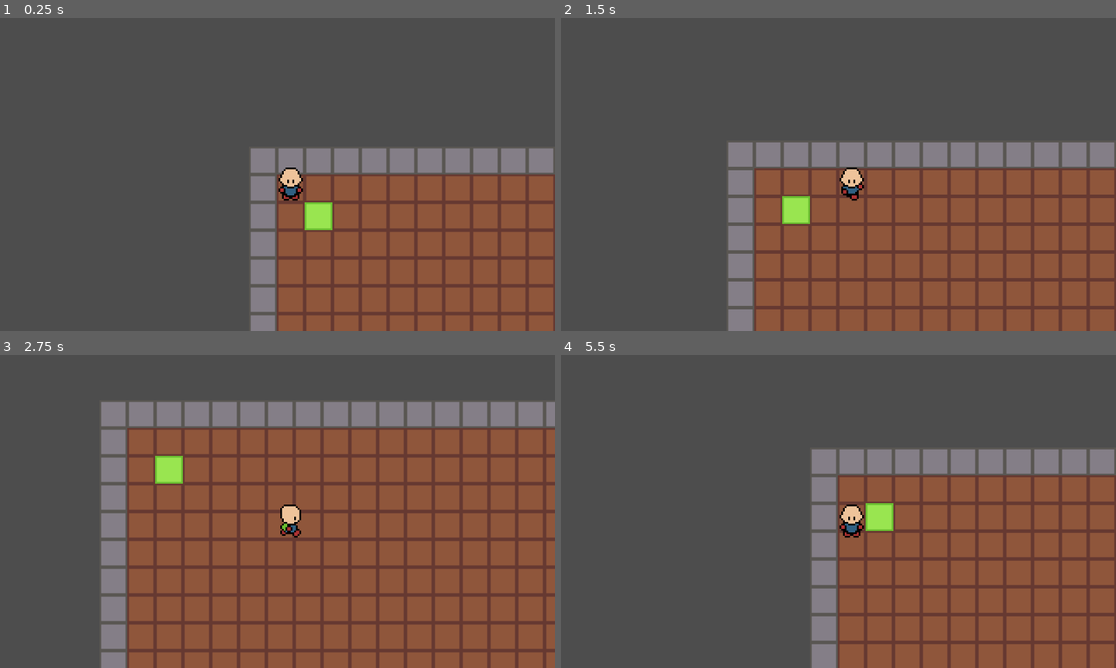
Above: before the commit, frames 1-4 (two rows, left to right).
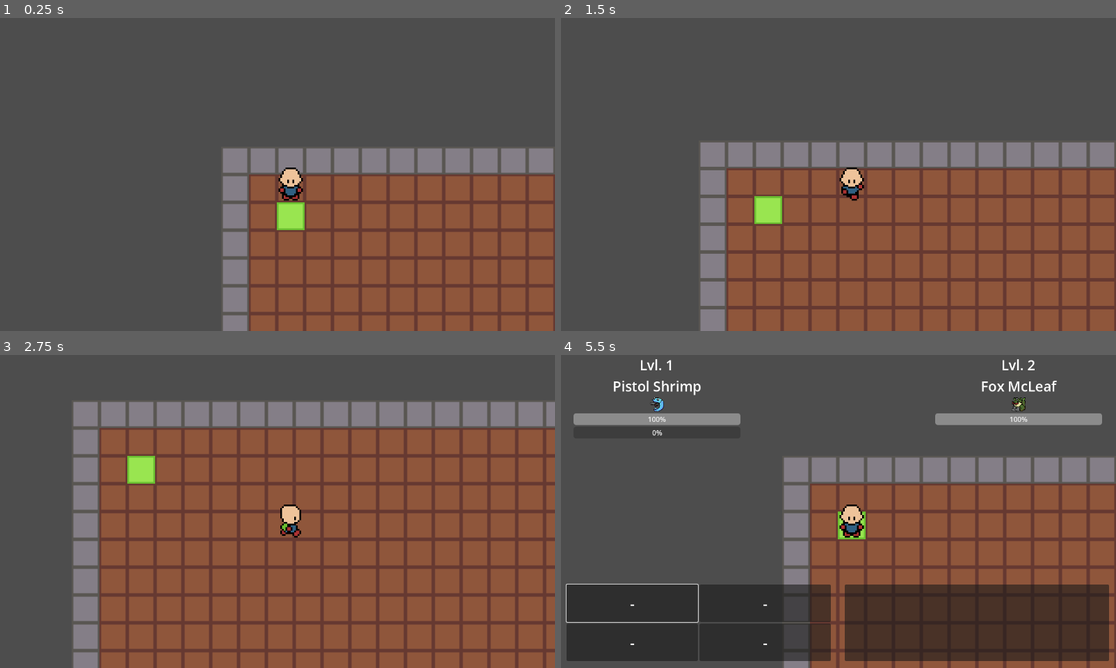
Above: after the commit, the same moments.

Repository: jevonsp/monster-tamer
Game: Godot game, scene res://main/main.tscn
Two runs of this game, one before a commit and one after it. Both use one fixed random seed, a clock stepped at 60 frames per second and the inputs below. The engine's default icon, where the game draws it, is replaced by a stand-in: a white triangle on a blue panel in a dark square.
Inputs:
- Up to frame 1 (0.25 s): no input
- Up to frame 2 (1.5 s): tap Enter at 0.5 s; hold D (right) 0.53-1.28 s; hold Space (yes) 0.53-1.28 s; hold S (down) from 1.28 s (still down); tap Space (yes) at 1.35 s
- Up to frame 3 (2.75 s): release S (down) at 2.03 s; hold D (right) from 2.03 s (still down); hold Space (yes) from 2.03 s (still down)
- Up to frame 4 (5.5 s): release D (right) at 2.78 s; release Space (yes) at 2.78 s; hold W (up) 2.78-3.53 s; tap Space (yes) at 2.85, 4.35 s; hold Space (yes) 3.53-4.28 s; hold A (left) 3.53-5.03 s; hold S (down) from 5.03 s (still down); hold Space (yes) from 5.03 s (still down)

The runs differ from the first frame. In frame 1, 5.8% of the frame differs, in the area x 40-60%, y 41-100%; in frame 2, 5.9%; in frame 3, 8.2%; in frame 4, 35%, in the area x 0-100%, y 1-100%.

Commit message:
Battle display done
Next->Onto battle logic

Diff:
--- a/battle/battle.gd
+++ b/battle/battle.gd
@@ -2,33 +2,62 @@
 
 var player_actor: Monster
 var enemy_actor: Monster
+var player_party: Array[Monster] = []
 var enemy_party: Array[Monster] = []
 
+@onready var button_0: Button = $Content/Buttons/Button0
+@onready var move_label_0: Label = $Content/Buttons/Button0/Label
+@onready var move_label_1: Label = $Content/Buttons/Button1/Label
+@onready var move_label_2: Label = $Content/Buttons/Button2/Label
+@onready var move_label_3: Label = $Content/Buttons/Button3/Label
+@onready var player_level_label: Label = $Content/Player/LevelLabel
+@onready var player_name_label: Label = $Content/Player/NameLabel
+@onready var player_texture_rect: TextureRect = $Content/Player/TextureRect
+@onready var player_hp_bar: ProgressBar = $Content/Player/HPBar
+@onready var player_exp_bar: ProgressBar = $Content/Player/EXPBar
+@onready var enemy_level_label: Label = $Content/Enemy/LevelLabel
+@onready var enemy_name_label: Label = $Content/Enemy/NameLabel
+@onready var enemy_texture_rect: TextureRect = $Content/Enemy/TextureRect
+@onready var enemy_hp_bar: ProgressBar = $Content/Enemy/HPBar
+
+
 func _ready() -> void:
+	Global.send_player_party.connect(set_player_party)
 	Global.wild_battle_requested.connect(create_wild_battle)
 
 
 func create_wild_battle(md: MonsterData, level: int) -> void:
 	clear_actors()
-	var monster = md.set_up(level)
-	set_enemy_actor(monster)
+	var enemy_monster = md.set_up(level)
+	set_enemy_actor(enemy_monster)
+	var player_monster = player_party[0]
+	set_player_actor(player_monster)
 	toggle_player()
+	display_current_monsters()
 	toggle_visible()
+	button_0.grab_focus()
 
 
 func set_player_actor(monster: Monster) -> void:
 	player_actor = monster
 
 
-
 func set_enemy_actor(monster: Monster) -> void:
 	enemy_actor = monster
+
+
+func set_player_party(party: Array[Monster]) -> void:
+	player_party = party
 
 
 func clear_actors() -> void:
 	for actor in [player_actor, enemy_actor]:
 		actor = null
 
+
+func clear_parties() -> void:
+	for party in [player_party, enemy_party]:
+		party = null
 
 
 func toggle_player() -> void:
@@ -37,3 +66,48 @@
 
 func toggle_visible() -> void:
 	visible = !visible
+
+
+func display_current_monsters() -> void:
+	update_levels()
+	update_names()
+	update_textures()
+	update_hitpoints()
+	update_exp()
+	update_moves()
+
+
+func update_levels() -> void:
+	player_level_label.text = "Lvl. %s" % [player_actor.level]
+	enemy_level_label.text = "Lvl. %s" % [enemy_actor.level]
+
+
+func update_names() -> void:
+	player_name_label.text = player_actor.name
+	enemy_name_label.text = enemy_actor.name
+
+
+func update_textures() -> void:
+	player_texture_rect.texture = player_actor.monster_data.texture
+	enemy_texture_rect.texture = enemy_actor.monster_data.texture
+
+
+func update_hitpoints() -> void:
+	player_hp_bar.max_value = player_actor.max_hitpoints
+	player_hp_bar.value = player_actor.current_hitpoints
+	enemy_hp_bar.max_value = enemy_actor.max_hitpoints
+	enemy_hp_bar.value = enemy_actor.current_hitpoints
+
+
+func update_exp() -> void:
+	var max_exp = Monster.EXPERIENCE_PER_LEVEL * player_actor.level
+	var min_exp = Monster.EXPERIENCE_PER_LEVEL * (player_actor.level - 1)
+	player_exp_bar.max_value = max_exp
+	player_exp_bar.min_value = min_exp
+	player_exp_bar.value = player_actor.experience
+
+
+func update_moves() -> void:
+	var move_labels: Array[Label] = [move_label_0, move_label_1, move_label_2, move_label_3]
+	for i in range(player_actor.moves.size()):
+		move_labels[i].text = player_actor.moves[i].name
--- a/battle/battle.tscn
+++ b/battle/battle.tscn
@@ -31,28 +31,95 @@
 size_flags_horizontal = 3
 size_flags_vertical = 3
 
+[node name="Label" type="Label" parent="Content/Buttons/Button0" unique_id=1154774212]
+layout_mode = 1
+anchors_preset = 14
+anchor_top = 0.5
+anchor_right = 1.0
+anchor_bottom = 0.5
+offset_top = -11.5
+offset_bottom = 11.5
+grow_horizontal = 2
+grow_vertical = 2
+theme_override_font_sizes/font_size = 32
+text = "-"
+horizontal_alignment = 1
+vertical_alignment = 1
+
 [node name="Button1" type="Button" parent="Content/Buttons" unique_id=1535762806]
 layout_mode = 2
 size_flags_horizontal = 3
 size_flags_vertical = 3
+
+[node name="Label" type="Label" parent="Content/Buttons/Button1" unique_id=1072629768]
+layout_mode = 1
+anchors_preset = 14
+anchor_top = 0.5
+anchor_right = 1.0
+anchor_bottom = 0.5
+offset_top = -11.5
+offset_bottom = 11.5
+grow_horizontal = 2
+grow_vertical = 2
+theme_override_font_sizes/font_size = 32
+text = "-"
+horizontal_alignment = 1
+vertical_alignment = 1
 
 [node name="Button2" type="Button" parent="Content/Buttons" unique_id=428295278]
 layout_mode = 2
 size_flags_horizontal = 3
 size_flags_vertical = 3
 
+[node name="Label" type="Label" parent="Content/Buttons/Button2" unique_id=845959561]
+layout_mode = 1
+anchors_preset = 14
+anchor_top = 0.5
+anchor_right = 1.0
+anchor_bottom = 0.5
+offset_top = -11.5
+offset_bottom = 11.5
+grow_horizontal = 2
+grow_vertical = 2
+theme_override_font_sizes/font_size = 32
+text = "-"
+horizontal_alignment = 1
+vertical_alignment = 1
+
 [node name="Button3" type="Button" parent="Content/Buttons" unique_id=85904420]
 layout_mode = 2
 size_flags_horizontal = 3
 size_flags_vertical = 3
 
+[node name="Label" type="Label" parent="Content/Buttons/Button3" unique_id=1473716675]
+layout_mode = 1
+anchors_preset = 14
+anchor_top = 0.5
+anchor_right = 1.0
+anchor_bottom = 0.5
+offset_top = -11.5
+offset_bottom = 11.5
+grow_horizontal = 2
+grow_vertical = 2
+theme_override_font_sizes/font_size = 32
+text = "-"
+horizontal_alignment = 1
+vertical_alignment = 1
+
 [node name="Player" type="VBoxContainer" parent="Content" unique_id=720071698]
 layout_mode = 0
 offset_left = 32.0
 offset_right = 416.0
-offset_bottom = 480.0
+offset_bottom = 544.0
 
-[node name="Label" type="Label" parent="Content/Player" unique_id=425096907]
+[node name="LevelLabel" type="Label" parent="Content/Player" unique_id=1568394748]
+layout_mode = 2
+theme_override_font_sizes/font_size = 32
+text = "Lvl.99"
+horizontal_alignment = 1
+vertical_alignment = 1
+
+[node name="NameLabel" type="Label" parent="Content/Player" unique_id=425096907]
 layout_mode = 2
 theme_override_font_sizes/font_size = 32
 text = "Name"
@@ -62,7 +129,7 @@
 [node name="TextureRect" type="TextureRect" parent="Content/Player" unique_id=1951812552]
 layout_mode = 2
 texture = ExtResource("1_mqutd")
-expand_mode = 5
+stretch_mode = 3
 
 [node name="HPBar" type="ProgressBar" parent="Content/Player" unique_id=404966868]
 layout_mode = 2
@@ -74,9 +141,16 @@
 layout_mode = 0
 offset_left = 864.0
 offset_right = 1248.0
-offset_bottom = 480.0
+offset_bottom = 535.0
 
-[node name="Label" type="Label" parent="Content/Enemy" unique_id=402344739]
+[node name="LevelLabel" type="Label" parent="Content/Enemy" unique_id=1192345644]
+layout_mode = 2
+theme_override_font_sizes/font_size = 32
+text = "Lvl.99"
+horizontal_alignment = 1
+vertical_alignment = 1
+
+[node name="NameLabel" type="Label" parent="Content/Enemy" unique_id=402344739]
 layout_mode = 2
 theme_override_font_sizes/font_size = 32
 text = "Name"
@@ -86,9 +160,9 @@
 [node name="TextureRect" type="TextureRect" parent="Content/Enemy" unique_id=1588136732]
 layout_mode = 2
 texture = ExtResource("1_mqutd")
-expand_mode = 5
+stretch_mode = 3
 
-[node name="ProgressBar" type="ProgressBar" parent="Content/Enemy" unique_id=1185066293]
+[node name="HPBar" type="ProgressBar" parent="Content/Enemy" unique_id=1185066293]
 layout_mode = 2
 
 [node name="Panel" type="Panel" parent="Content" unique_id=1233652202]
--- a/main/Global.gd
+++ b/main/Global.gd
@@ -5,5 +5,7 @@
 
 signal step_completed(position: Vector2)
 signal wild_battle_requested(mon_data: MonsterData, level: int)
+signal player_party_requested
+signal send_player_party(party: Array[Monster])
 
 @warning_ignore_restore("unused_signal")
--- a/main/main.gd
+++ b/main/main.gd
@@ -1,9 +1,9 @@
 extends Node2D
 @onready var test_map: TileMapLayer = $TestMap
 @onready var player: CharacterBody2D = $Player
-const TESTMON_DATA = preload("uid://dgl3ljdmiqueh")
+const PISTOL_SHRIMP = preload("uid://cdor45ba2o0aa")
 
 func _ready() -> void:
 	get_window().grab_focus()
-	var monster = TESTMON_DATA.set_up(1)
+	var monster = PISTOL_SHRIMP.set_up(1)
 	player.add(monster)
--- a/main/main.tscn
+++ b/main/main.tscn
@@ -5,10 +5,10 @@
 [ext_resource type="PackedScene" uid="uid://b53xyioxfsk5v" path="res://maps/test_map.tscn" id="2_pjrb6"]
 [ext_resource type="PackedScene" uid="uid://ba2j8pt8gyeia" path="res://world_objects/wild_zone.tscn" id="4_c651c"]
 [ext_resource type="Script" uid="uid://d1pbkl87o0kqt" path="res://world_objects/EncounterEntry.gd" id="5_kfbq2"]
-[ext_resource type="Resource" uid="uid://dgl3ljdmiqueh" path="res://monsters/TestmonData.tres" id="6_4dugh"]
+[ext_resource type="Resource" uid="uid://dnpr3t8vm34dc" path="res://monsters/fox_mcleaf/fox_mcleaf.tres" id="6_4dugh"]
 [ext_resource type="PackedScene" uid="uid://bnqog2bk3p7mv" path="res://battle/battle.tscn" id="7_4dugh"]
 
-[sub_resource type="Resource" id="Resource_67ri8"]
+[sub_resource type="Resource" id="Resource_kfbq2"]
 script = ExtResource("5_kfbq2")
 monster = ExtResource("6_4dugh")
 chance = 1.0
@@ -25,14 +25,14 @@
 [node name="TestMap" parent="." unique_id=322966199 instance=ExtResource("2_pjrb6")]
 
 [node name="Player" parent="." unique_id=930582059 instance=ExtResource("1_53q0u")]
-position = Vector2(16, 16)
+position = Vector2(32, 16)
 WALK_SPEED = 4.5
 
 [node name="WildZone" parent="." unique_id=304061207 instance=ExtResource("4_c651c")]
 position = Vector2(32, 32)
 collision_layer = 4
 collision_mask = 2
-encounter_table = Array[ExtResource("5_kfbq2")]([SubResource("Resource_67ri8")])
+encounter_table = Array[ExtResource("5_kfbq2")]([SubResource("Resource_kfbq2")])
 
 [node name="CollisionShape2D" type="CollisionShape2D" parent="WildZone" unique_id=472468069]
 position = Vector2(8, 8)
--- a/monsters/TestmonData.tres
+++ /dev/null
@@ -1,16 +0,0 @@
-[gd_resource type="Resource" script_class="MonsterData" format=3 uid="uid://dgl3ljdmiqueh"]
-
-[ext_resource type="Script" uid="uid://cawunai26wo8m" path="res://monsters/classes/Move.gd" id="1_2wqdl"]
-[ext_resource type="Script" uid="uid://vx6b6njwqnde" path="res://monsters/classes/MonsterData.gd" id="2_ii17o"]
-
-[sub_resource type="Resource" id="Resource_2wqdl"]
-script = ExtResource("1_2wqdl")
-name = "TestMove"
-metadata/_custom_type_script = "uid://cawunai26wo8m"
-
-[resource]
-script = ExtResource("2_ii17o")
-species = "Testmon"
-move_level = Array[int]([1])
-move_gained = Array[ExtResource("1_2wqdl")]([SubResource("Resource_2wqdl")])
-metadata/_custom_type_script = "uid://vx6b6njwqnde"
--- a/monsters/classes/Monster.gd
+++ b/monsters/classes/Monster.gd
@@ -1,6 +1,6 @@
 extends Resource
 class_name Monster
-
+static var EXPERIENCE_PER_LEVEL = 50
 @export var monster_data: MonsterData
 @export var name: String = ""
 
@@ -23,7 +23,7 @@
 func set_level(l: int) -> void:
 	"""Always use this to set level. Keeps EXP correct"""
 	level = l
-	experience = 50 * level
+	experience = EXPERIENCE_PER_LEVEL * (level - 1)
 
 
 func set_monster_moves() -> void:
@@ -41,3 +41,7 @@
 	print_debug("%s moves:" % [name])
 	for m in moves:
 		print("   ", m.name)
+
+
+func set_stats() -> void:
+	current_hitpoints = max_hitpoints
--- a/monsters/classes/MonsterData.gd
+++ b/monsters/classes/MonsterData.gd
@@ -15,5 +15,6 @@
 	monster.set_monster_data(self)
 	monster.set_level(level)
 	monster.set_monster_moves()
+	monster.set_stats()
 
 	return monster
--- /dev/null
+++ b/monsters/fox_mcleaf/fox_mcleaf.tres
@@ -0,0 +1,11 @@
+[gd_resource type="Resource" script_class="MonsterData" format=3 uid="uid://dnpr3t8vm34dc"]
+
+[ext_resource type="Script" uid="uid://cawunai26wo8m" path="res://monsters/classes/Move.gd" id="1_gby7b"]
+[ext_resource type="Script" uid="uid://vx6b6njwqnde" path="res://monsters/classes/MonsterData.gd" id="2_tijwr"]
+[ext_resource type="Texture2D" uid="uid://daakn8svovn2f" path="res://monsters/fox_mcleaf/fox_mcleaf_remake.png" id="3_tijwr"]
+
+[resource]
+script = ExtResource("2_tijwr")
+species = "Fox McLeaf"
+texture = ExtResource("3_tijwr")
+metadata/_custom_type_script = "uid://vx6b6njwqnde"
--- /dev/null
+++ b/monsters/pistol_shrimp/pistol_shrimp.tres
@@ -0,0 +1,11 @@
+[gd_resource type="Resource" script_class="MonsterData" format=3 uid="uid://cdor45ba2o0aa"]
+
+[ext_resource type="Script" uid="uid://cawunai26wo8m" path="res://monsters/classes/Move.gd" id="1_486ne"]
+[ext_resource type="Script" uid="uid://vx6b6njwqnde" path="res://monsters/classes/MonsterData.gd" id="2_nmn5g"]
+[ext_resource type="Texture2D" uid="uid://0xibjcv2bffr" path="res://monsters/pistol_shrimp/pistol_shrimp_remake.png" id="3_nmn5g"]
+
+[resource]
+script = ExtResource("2_nmn5g")
+species = "Pistol Shrimp"
+texture = ExtResource("3_nmn5g")
+metadata/_custom_type_script = "uid://vx6b6njwqnde"
--- /dev/null
+++ b/monsters/pyro_badger/pyro_badger.tres
@@ -0,0 +1,11 @@
+[gd_resource type="Resource" script_class="MonsterData" format=3 uid="uid://cvmykrss1u38p"]
+
+[ext_resource type="Script" uid="uid://cawunai26wo8m" path="res://monsters/classes/Move.gd" id="1_iw871"]
+[ext_resource type="Script" uid="uid://vx6b6njwqnde" path="res://monsters/classes/MonsterData.gd" id="2_q7sp7"]
+[ext_resource type="Texture2D" uid="uid://dbj603tewa6r5" path="res://monsters/pyro_badger/pyro_badger_remake.png" id="3_q7sp7"]
+
+[resource]
+script = ExtResource("2_q7sp7")
+species = "Pyro Badger"
+texture = ExtResource("3_q7sp7")
+metadata/_custom_type_script = "uid://vx6b6njwqnde"
--- a/player/player.gd
+++ b/player/player.gd
@@ -25,6 +25,7 @@
 func _ready() -> void:
 	add_to_group("player")
 	Global.toggle_player.connect(toggle_processing)
+	Global.player_party_requested.connect(send_player_party)
 	tile_start_pos = position; tile_target_pos = position
 
 
@@ -191,6 +192,7 @@
 	processing = !processing
 #endregion
 
+#region Party Utils
 func add(monster: Monster):
 	"""Single entry point for adding monsters to the party or storage"""
 	if not _add_to_party(monster):
@@ -209,3 +211,7 @@
 
 func _add_to_storage(monster: Monster) -> void:
 	storage.append(monster)
+
+func send_player_party() -> void:
+	Global.send_player_party.emit(party)
+#endregion
--- a/project.godot
+++ b/project.godot
@@ -28,6 +28,38 @@
 
 [input]
 
+ui_left={
+"deadzone": 0.5,
+"events": [Object(InputEventKey,"resource_local_to_scene":false,"resource_name":"","device":0,"window_id":0,"alt_pressed":false,"shift_pressed":false,"ctrl_pressed":false,"meta_pressed":false,"pressed":false,"keycode":4194319,"physical_keycode":0,"key_label":0,"unicode":0,"location":0,"echo":false,"script":null)
+, Object(InputEventJoypadButton,"resource_local_to_scene":false,"resource_name":"","device":-1,"button_index":13,"pressure":0.0,"pressed":false,"script":null)
+, Object(InputEventJoypadMotion,"resource_local_to_scene":false,"resource_name":"","device":-1,"axis":0,"axis_value":-1.0,"script":null)
+, Object(InputEventKey,"resource_local_to_scene":false,"resource_name":"","device":-1,"window_id":0,"alt_pressed":false,"shift_pressed":false,"ctrl_pressed":false,"meta_pressed":false,"pressed":false,"keycode":0,"physical_keycode":65,"key_label":0,"unicode":97,"location":0,"echo":false,"script":null)
+]
+}
+ui_right={
+"deadzone": 0.5,
+"events": [Object(InputEventKey,"resource_local_to_scene":false,"resource_name":"","device":0,"window_id":0,"alt_pressed":false,"shift_pressed":false,"ctrl_pressed":false,"meta_pressed":false,"pressed":false,"keycode":4194321,"physical_keycode":0,"key_label":0,"unicode":0,"location":0,"echo":false,"script":null)
+, Object(InputEventJoypadButton,"resource_local_to_scene":false,"resource_name":"","device":-1,"button_index":14,"pressure":0.0,"pressed":false,"script":null)
+, Object(InputEventJoypadMotion,"resource_local_to_scene":false,"resource_name":"","device":-1,"axis":0,"axis_value":1.0,"script":null)
+, Object(InputEventKey,"resource_local_to_scene":false,"resource_name":"","device":-1,"window_id":0,"alt_pressed":false,"shift_pressed":false,"ctrl_pressed":false,"meta_pressed":false,"pressed":false,"keycode":0,"physical_keycode":68,"key_label":0,"unicode":100,"location":0,"echo":false,"script":null)
+]
+}
+ui_up={
+"deadzone": 0.5,
+"events": [Object(InputEventKey,"resource_local_to_scene":false,"resource_name":"","device":0,"window_id":0,"alt_pressed":false,"shift_pressed":false,"ctrl_pressed":false,"meta_pressed":false,"pressed":false,"keycode":4194320,"physical_keycode":0,"key_label":0,"unicode":0,"location":0,"echo":false,"script":null)
+, Object(InputEventJoypadButton,"resource_local_to_scene":false,"resource_name":"","device":-1,"button_index":11,"pressure":0.0,"pressed":false,"script":null)
+, Object(InputEventJoypadMotion,"resource_local_to_scene":false,"resource_name":"","device":-1,"axis":1,"axis_value":-1.0,"script":null)
+, Object(InputEventKey,"resource_local_to_scene":false,"resource_name":"","device":-1,"window_id":0,"alt_pressed":false,"shift_pressed":false,"ctrl_pressed":false,"meta_pressed":false,"pressed":false,"keycode":0,"physical_keycode":87,"key_label":0,"unicode":119,"location":0,"echo":false,"script":null)
+]
+}
+ui_down={
+"deadzone": 0.5,
+"events": [Object(InputEventKey,"resource_local_to_scene":false,"resource_name":"","device":0,"window_id":0,"alt_pressed":false,"shift_pressed":false,"ctrl_pressed":false,"meta_pressed":false,"pressed":false,"keycode":4194322,"physical_keycode":0,"key_label":0,"unicode":0,"location":0,"echo":false,"script":null)
+, Object(InputEventJoypadButton,"resource_local_to_scene":false,"resource_name":"","device":-1,"button_index":12,"pressure":0.0,"pressed":false,"script":null)
+, Object(InputEventJoypadMotion,"resource_local_to_scene":false,"resource_name":"","device":-1,"axis":1,"axis_value":1.0,"script":null)
+, Object(InputEventKey,"resource_local_to_scene":false,"resource_name":"","device":-1,"window_id":0,"alt_pressed":false,"shift_pressed":false,"ctrl_pressed":false,"meta_pressed":false,"pressed":false,"keycode":0,"physical_keycode":83,"key_label":0,"unicode":115,"location":0,"echo":false,"script":null)
+]
+}
 up={
 "deadzone": 0.2,
 "events": [Object(InputEventKey,"resource_local_to_scene":false,"resource_name":"","device":-1,"window_id":0,"alt_press …(192 unchanged characters)…
--- a/world_objects/wild_zone.gd
+++ b/world_objects/wild_zone.gd
@@ -16,4 +16,5 @@
 	for e in encounter_table:
 		if roll <= e.chance:
 			var level = randi_range(e.level_low, e.level_high)
+			Global.player_party_requested.emit()
 			Global.wild_battle_requested.emit(e.monster, level)
Binary file added: monsters/fox_mcleaf/fox_mcleaf_remake.png
Not shown, added: monsters/fox_mcleaf/fox_mcleaf_remake.png.import
Binary file added: monsters/pistol_shrimp/pistol_shrimp_remake.png
Not shown, added: monsters/pistol_shrimp/pistol_shrimp_remake.png.import
Binary file added: monsters/pyro_badger/pyro_badger_remake.png
Not shown, added: monsters/pyro_badger/pyro_badger_remake.png.import
